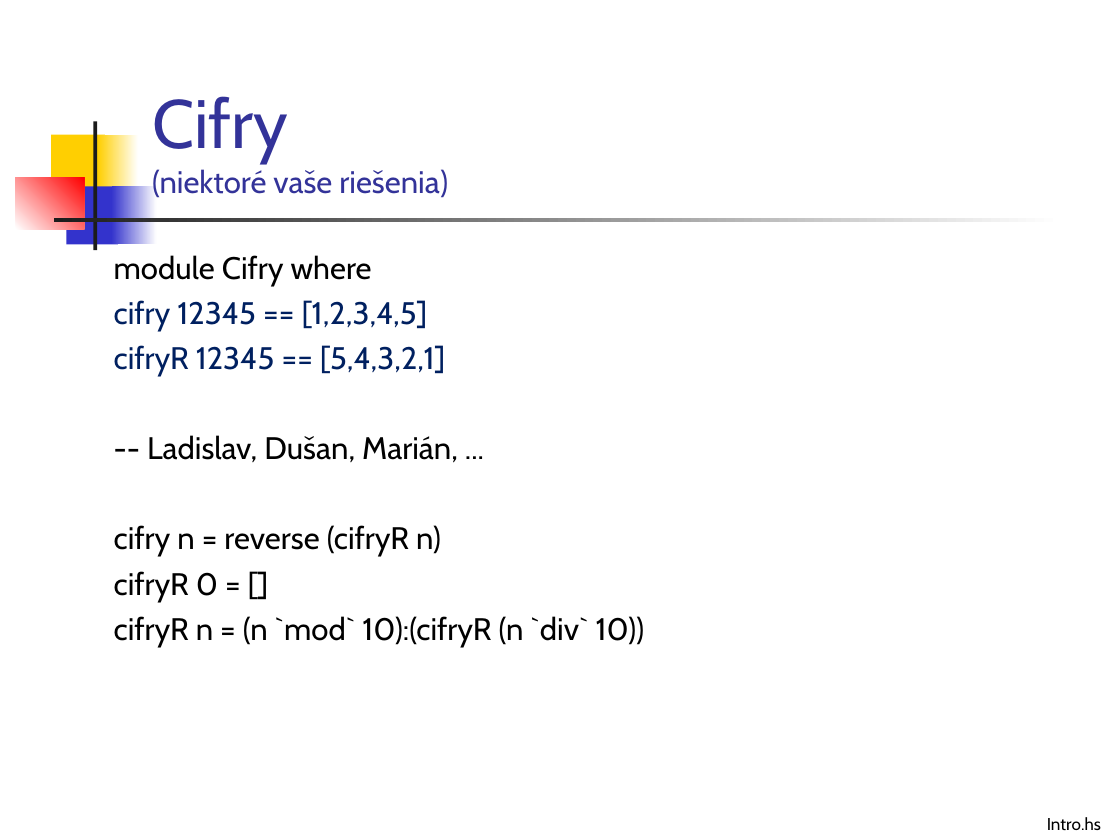
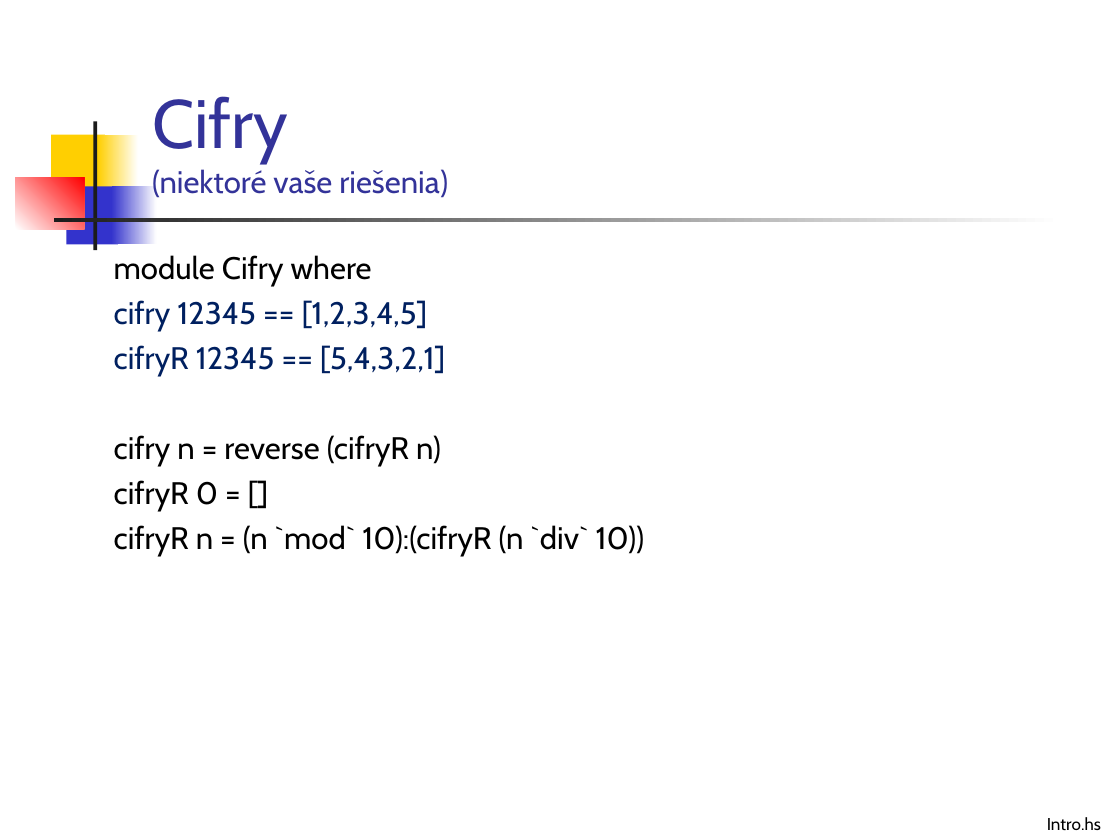
Before and after one commit to Funkcionalne/Prednasky, a slide deck: slide 10 of 03/03_fpro.ppt. Drawn at 1120x840 pixels with LibreOffice and Linux fonts; fonts in the diff are those of the drawing. Boxes give left, top, right and bottom in pixels: in the first picture for what was removed or moved away, otherwise in the second. Text is boxed around its words. In the diff, an @@ line names an element or a change of style, - is before the commit and + after.

```diff
--- a/03/03_fpro.ppt
+++ b/03/03_fpro.ppt
@@ text at [147, 435, 458, 463]: paragraph removed @@
--- Ladislav, Dušan, Marián, ...
```
Also in this commit, not shown: 11 other slides changed, 3 slides added, 4 other files.
